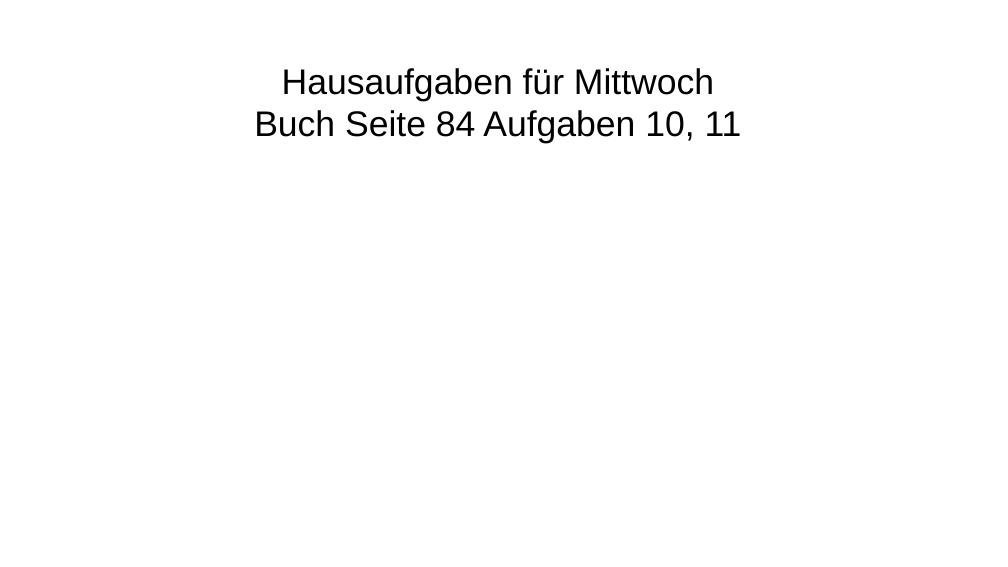
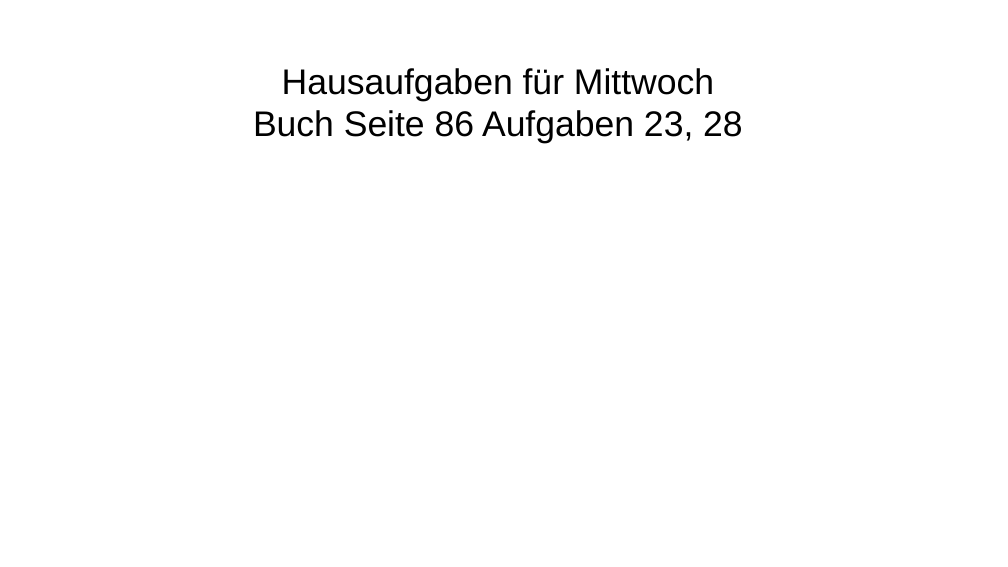
Before and after one commit to bearums/teaching, a slide deck: slide 10 of B5/Mathe/2024/B1/7er/Prozente/03/Prozentwert.odp. Drawn at 1008x567 pixels with LibreOffice and Linux fonts; fonts in the diff are those of the drawing. Boxes give left, top, right and bottom in pixels: in the first picture for what was removed or moved away, otherwise in the second. Text is boxed around its words. In the diff, an @@ line names an element or a change of style, - is before the commit and + after.

```diff
--- a/B5/Mathe/2024/B1/7er/Prozente/03/Prozentwert.odp
+++ b/B5/Mathe/2024/B1/7er/Prozente/03/Prozentwert.odp
@@ title at box(253, 68, 743, 144): text changed @@
-Hausaufgaben für Mittwoch
-Buch Seite 84 Aufgaben 10, 11
+Hausaufgaben für Mittwoch
+Buch Seite 86 Aufgaben 23, 28
```
Also in this commit, not shown: 9 other files.
